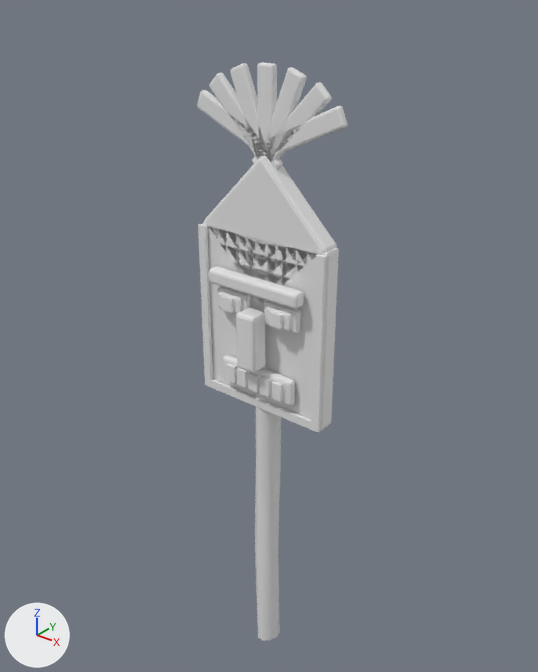
One commit to the FBX model Assets/_Game/Art/Generated/Models/HeroTikiMask_0.fbx: the scene before it, then after it.
The view is the same before and after, from a camera (50 mm lens) standing at (1.4, -1.742, 2.436) and looking at (-0.032, 0.048, 1.326). Every picture has the same lights, and +X, +Y and +Z are marked at lower left. The picture after the commit comes second. Where no turn or scale is listed for an object, it has been applied to the vertices.

Objects in the first picture: 'HeroTikiMask_0__Paint', 'HeroTikiMask_0__Totem', 'HeroTikiMask_0__Wood'.
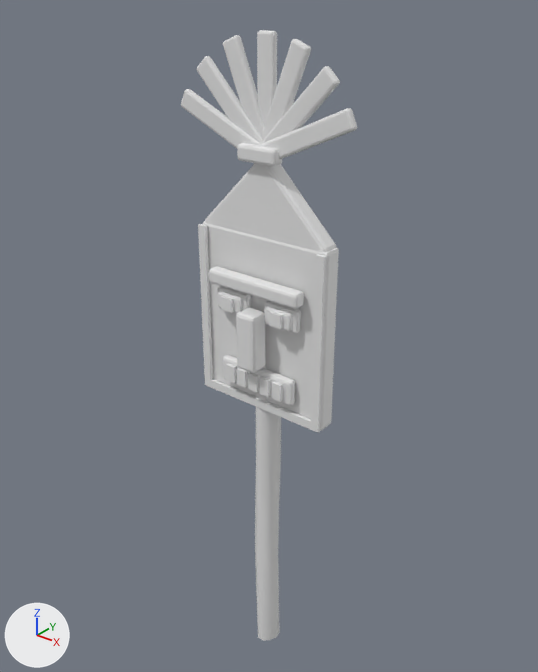
Patch to the scene script:
```diff
--- a/Assets/_Game/Art/Generated/Models/HeroTikiMask_0.fbx.py
+++ b/Assets/_Game/Art/Generated/Models/HeroTikiMask_0.fbx.py
@@ me_herotikimask_0__paint @@
 # used by ob_herotikimask_0__paint; location = (-0.235, -0.044, 1.4)
-me_herotikimask_0__paint.from_pydata(...)  # 752 vertices, 708 faces; spans x -0.039..0.509, y -0.046..0.057, z -0.3..0.81
+me_herotikimask_0__paint.from_pydata(...)  # 808 vertices, 762 faces; spans x -0.085..0.555, y -0.046..0.057, z -0.3..0.895
+# me_herotikimask_0__paint part 2: a new loose piece of 56 vertices spanning x 0.163..0.307, y -0.014..0.031, z 0.535..0.585, in mat_bake_tmp_002 (white #e7e7e7)
+# me_herotikimask_0__paint part 3: 392 vertices moved from x -0.039..0.509, y 0.032..0.057, z 0.47..0.81 to x -0.085..0.555, y 0.008..0.057, z 0.531..0.895
 me_herotikimask_0__paint.materials.append(mat_bake_tmp_002)
@@ me_herotikimask_0__totem @@
 me_herotikimask_0__totem.from_pydata(...)  # 112 vertices, 108 faces; spans x -0.25..0.25, y -0.035..0.035, z -0.31..0.553
 # used by ob_herotikimask_0__totem; location = (0.0, 0.0, 1.4)
+# me_herotikimask_0__totem part 1: the loose piece of 56 vertices spanning x -0.243..0.243, y -0.035..0.035, z 0.067..0.553 is scaled about its middle by (1, 0.896, 1)
 me_herotikimask_0__totem.materials.append(mat_bake_tmp)
```

Pixel boxes [x1, y1, x2, y2] of what changed, in the pictures (538 x 672 px; the box of a moved part takes in the faces that stretch with it):
'HeroTikiMask_0__Paint', reshaped (16% wider, 9% taller): before [197, 62, 348, 432]; after [181, 30, 357, 432]
'HeroTikiMask_0__Totem', reshaped: before [203, 155, 339, 431]; after [203, 163, 339, 431]
part 1 of me_herotikimask_0__totem, moved or reshaped: before [204, 155, 337, 304]; after [205, 163, 336, 252]
part 2 of me_herotikimask_0__paint, added: after [237, 143, 282, 167]
part 3 of me_herotikimask_0__paint, moved or reshaped: before [197, 62, 348, 161]; after [181, 30, 357, 159]
